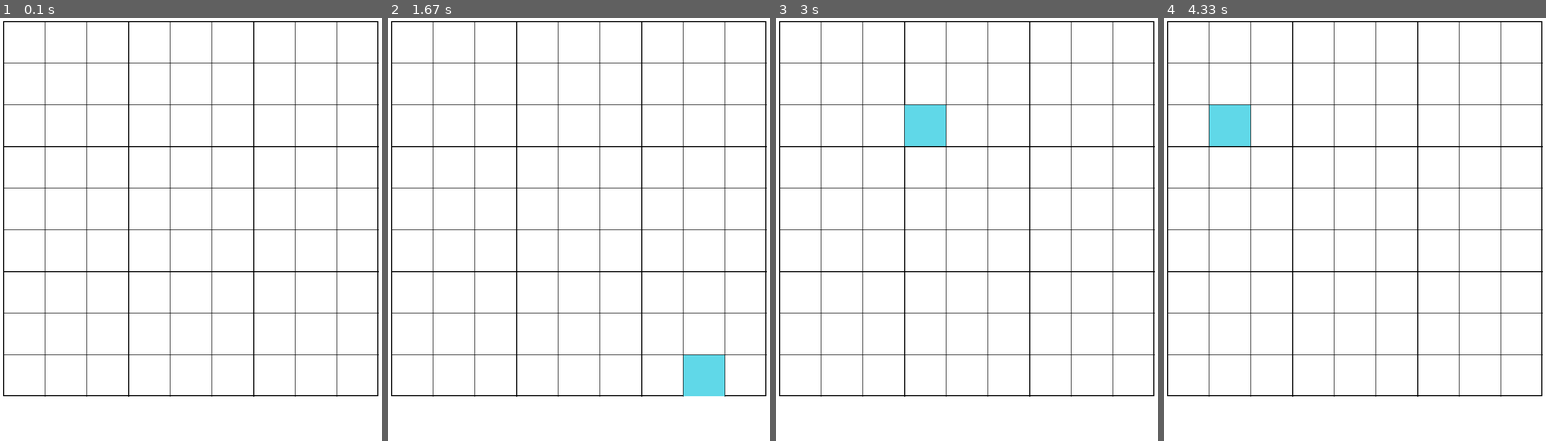
Above: before the commit, frames 1-4 (left to right).
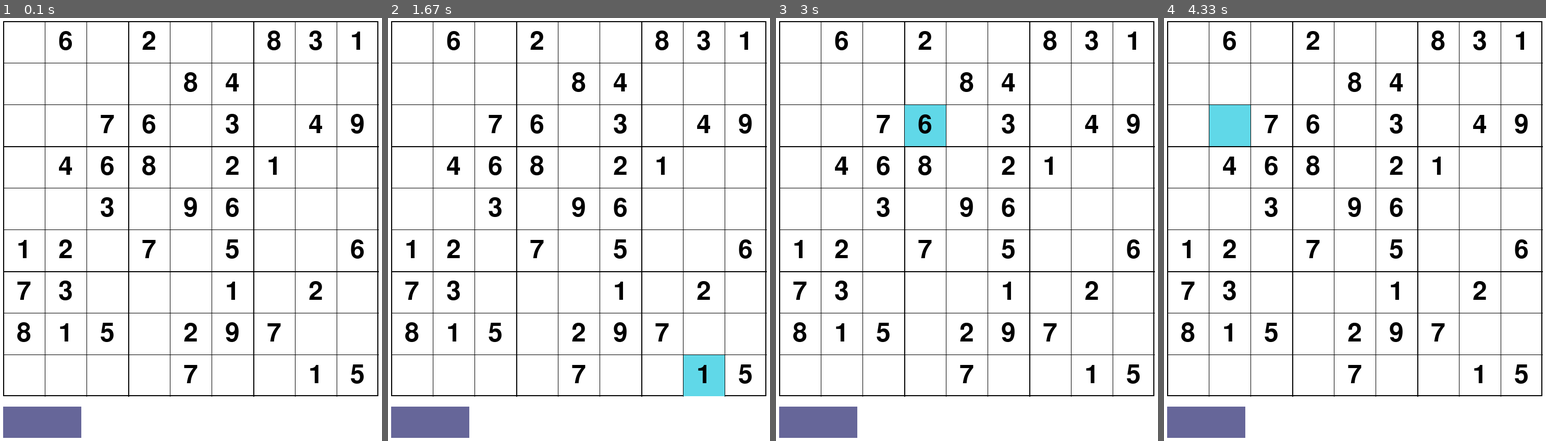
Above: after the commit, the same moments.

Repository: shakeelansari63/Training
Game: pygame game, started from PYGAME/Sudoku/main.py
Two runs of this game, one before a commit and one after it. Both use one fixed random seed, a clock stepped at 60 frames per second and the inputs below.
Inputs (mouse positions are in pixels of both pictures, inside the frame that each line leads up to):
- Up to frame 1 (0.1 s): no input
- Up to frame 2 (1.67 s): click (430, 424) at 0.38 s; click (579, 259) at 0.72 s; click (456, 161) at 1.05 s; click (724, 381) at 1.38 s
- Up to frame 3 (3 s): click (974, 81) at 1.72 s; click (947, 343) at 2.05 s; click (955, 157) at 2.38 s; click (909, 140) at 2.72 s
- Up to frame 4 (4.33 s): click (1458, 191) at 3.05 s; click (1225, 271) at 3.38 s; click (1439, 153) at 3.72 s; click (1240, 144) at 4.05 s

The runs differ from the first frame. In frame 1, 4.7% of the frame differs, in the area x 0-96%, y 2-100%; in frame 2, 4.7%; in frame 3, 4.7%; in frame 4, 4.7%.

Commit message:
Make Grid and Populate Numbers

Diff:
--- a/PYGAME/Space Invaders/main.py
+++ b/PYGAME/Space Invaders/main.py
@@ -2,6 +2,7 @@
 import random
 import math
 from pygame import mixer
+import sys
 
 
 ## Initialize the Pygame Module
@@ -221,3 +222,7 @@
 
     ## This will keep updating the display window for every changes user make
     pygame.display.update()
+
+# Exit
+pygame.quit()
+sys.exit()
--- a/PYGAME/Sudoku/app.py
+++ b/PYGAME/Sudoku/app.py
@@ -1,6 +1,7 @@
 import pygame
 import sys
 from settings import *
+from buttons import *
 
 ## Define app class for Sudoku
 class App():
@@ -24,6 +25,20 @@
 
         ## Set Current State to Playing
         self.state = "PLAYING"
+
+        ## Playing Grid
+        self.playing_grid = test_board_2
+
+        ## Define font for Text
+        self.font_grid = pygame.font.Font('freesansbold.ttf', GRID_NUM_SIZE)
+
+        ## Listing different buttons for different states
+        self.play_buttons = []
+        self.menu_buttons = []
+        self.end_buttons = []
+
+        ## Load the Buttons
+        self.load_buttons()
 
 
     ## Define run method
@@ -56,6 +71,10 @@
     def playing_update(self):
         self.mouse_pos = pygame.mouse.get_pos()
 
+        ## Update Mouse Position for Playing Buttons
+        for button in self.play_buttons:
+            button.update(self.mouse_pos)
+
 
     ## Defime Draw Method
     def playing_draw(self):
@@ -66,8 +85,15 @@
         ## Draw game ares
         self.draw_grid()
 
+        ## Draw Playing Buttons
+        for button in self.play_buttons:
+            button.draw(self.screen)
+
         ## Show selected cell
         self.selected_cell_draw()
+
+        ## Draw NUmbers on Grid
+        self.draw_numbers()
 
         ## Update Display
         pygame.display.update()
@@ -122,3 +148,31 @@
             self.selected_cell = (cell_row, cell_col)
         else:
             self.selected_cell = None
+
+
+    ## Define method for loading buttons
+    def load_buttons(self):
+        self.play_buttons.append(Button(0))
+
+
+    ## Draw Numbers
+    def draw_numbers(self):
+        for y_idx, row in enumerate(self.playing_grid):
+            for x_idx, value in enumerate(row):
+                x_pos = (x_idx * BOX_LENGTH) + PADD
+                y_pos = (y_idx * BOX_LENGTH) + PADD
+                self.text_on_grid([x_pos, y_pos], str(value) if value != 0 else ' ')
+
+
+    ## Function to display Text on screen
+    def text_on_grid(self, pos, text):
+        text = self.font_grid.render(text, True, BLACK)
+
+        ## Get text dimension for centering the text in cell
+        text_height = text.get_height()
+        text_width = text.get_width()
+
+        ## Get padding for text
+        pos[0] += (BOX_LENGTH - text_width) // 2
+        pos[1] += (BOX_LENGTH - text_height) // 2
+        self.screen.blit(text, pos)
--- /dev/null
+++ b/PYGAME/Sudoku/buttons.py
@@ -0,0 +1,39 @@
+import pygame
+from settings import *
+
+class Button:
+
+    def __init__(self, idx, width = BUTTON_WIDTH, height = BUTTON_HEIGHT, text = None, bg_color = DARK_BLUISH,
+                hower_bg_color = LIGHT_BLUISH, fg_color = WHITE,
+                hower_fg_color = WHITE, function = None, params = None):
+        self.image = pygame.Surface((width, height)) ## Create Empty Image Surface
+
+        ## Calculate Button Positions based on given index
+        posx = BUTTON_AREA['START-X'] + ( idx * ( BUTTON_WIDTH + PADD ) )
+        posy = BUTTON_AREA['START-Y']
+        self.pos = (posx, posy)    ## Set co-ordinates
+        self.rect = self.image.get_rect()  ## Generate a rectangle from Image surface
+        self.rect.topleft = self.pos  ## Set position of rectangle to the co-ordinates
+        self.text = text   ## Set Default Button Text
+        self.bg_color = bg_color  ## Set Default Button Color
+        self.hower_bg_color = hower_bg_color  ## Set Default button hower color
+        self.fg_color = fg_color     ## Set Text color
+        self.hower_fg_color = hower_fg_color  ## Set text color when mouse hower
+        self.func = function   ## Set Button call function
+        self.params = params   ## Set Button call function parameters
+        self.highlighted = False   ## Set highlighted variable assuming mouse does not hower
+
+
+    def update(self, mouse_pos):
+        ## Collidepoint checks if mouse position is on rectangle
+        if self.rect.collidepoint(mouse_pos):
+            self.highlighted = True
+        else:
+            self.highlighted = False
+
+    def draw(self, screen):
+        ## Set Button color based on mouse position
+        self.image.fill(self.hower_bg_color if self.highlighted else self.bg_color)
+
+        ## Draw the button
+        screen.blit(self.image, self.pos)
--- a/PYGAME/Sudoku/settings.py
+++ b/PYGAME/Sudoku/settings.py
@@ -4,17 +4,35 @@
 # Game Sizing
 BOX_LENGTH = 80
 PADD = 20
-BUTTON_AREA = 80
+BUTTON_HEIGHT = 60
+BUTTON_WIDTH = 150
+GRID_NUM_SIZE = 50
 
 WIDTH = (BOX_LENGTH * 9) + (2 * PADD)
-HEIGHT = (BOX_LENGTH * 9) + (2 * PADD) + BUTTON_AREA
+HEIGHT = (BOX_LENGTH * 9) + (3 * PADD) + BUTTON_HEIGHT
 
-GAME_AREA = {"START-X": PADD, "START-Y": PADD, "END-X": WIDTH - PADD, "END-Y":HEIGHT - (PADD + BUTTON_AREA)}
+GAME_AREA = {"START-X": PADD, "START-Y": PADD, "END-X": WIDTH - PADD, "END-Y":HEIGHT - ( (2 * PADD) + BUTTON_HEIGHT)}
+
+BUTTON_AREA = {"START-X": PADD, "START-Y": GAME_AREA["END-Y"] + PADD, "END-X": WIDTH - PADD, "END-Y": HEIGHT - PADD}
 
 ## Grid
 test_grid = [ [ 0 for _ in range(9) ] for _ in range(9) ]
+
+test_board_2 = [
+    [0, 6, 0, 2, 0, 0, 8, 3, 1],
+    [0, 0, 0, 0, 8, 4, 0, 0, 0],
+    [0, 0, 7, 6, 0, 3, 0, 4, 9],
+    [0, 4, 6, 8, 0, 2, 1, 0, 0],
+    [0, 0, 3, 0, 9, 6, 0, 0, 0],
+    [1, 2, 0, 7, 0, 5, 0, 0, 6],
+    [7, 3, 0, 0, 0, 1, 0, 2, 0],
+    [8, 1, 5, 0, 2, 9, 7, 0, 0],
+    [0, 0, 0, 0, 7, 0, 0, 1, 5],
+]
 
 ## Colors Definition
 WHITE = (255, 255, 255)
 BLACK = (0, 0, 0)
 PALE_BLUE = (96, 216, 232)
+DARK_BLUISH = (102, 102, 153)
+LIGHT_BLUISH = (133, 133, 173)
